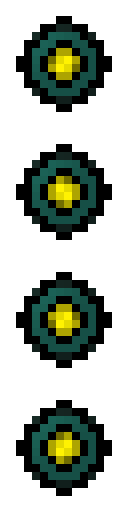
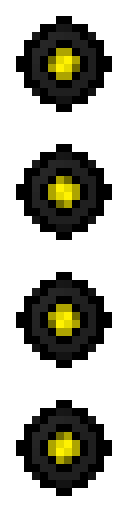
The second 128 × 512 image is a revision of the first. Changes to its layers:
added layer "Layer 2 copy 3" above "Layer 2 copy 2" over [32, 152, 96, 232]
added layer "Layer 2 copy 2" above "Layer 2 copy" over [32, 280, 96, 360]
added layer "Layer 2 copy" above "Layer 2" over [32, 408, 96, 488]
added layer "Layer 2" above "Layer 1" over [32, 24, 96, 104]
